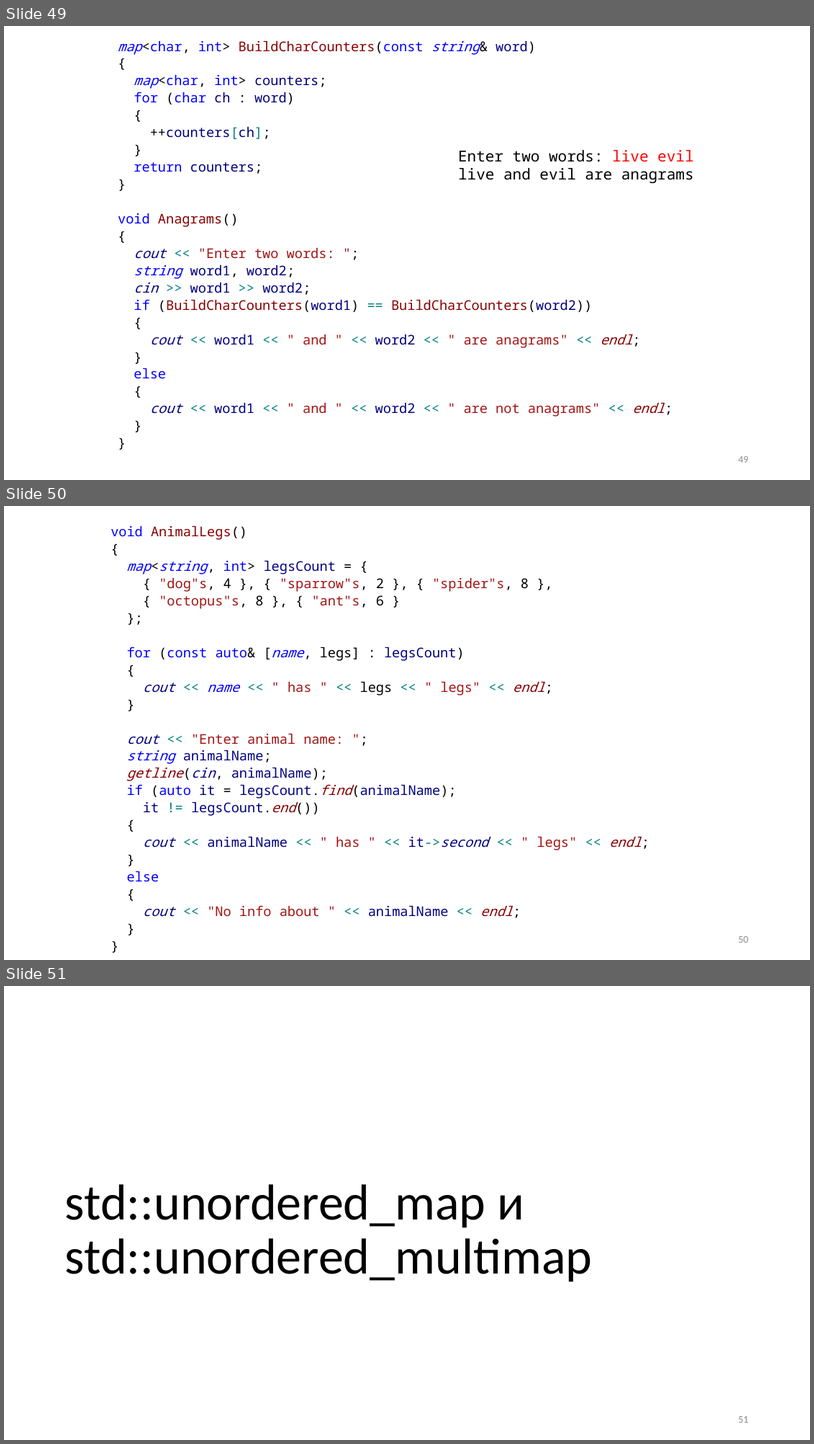
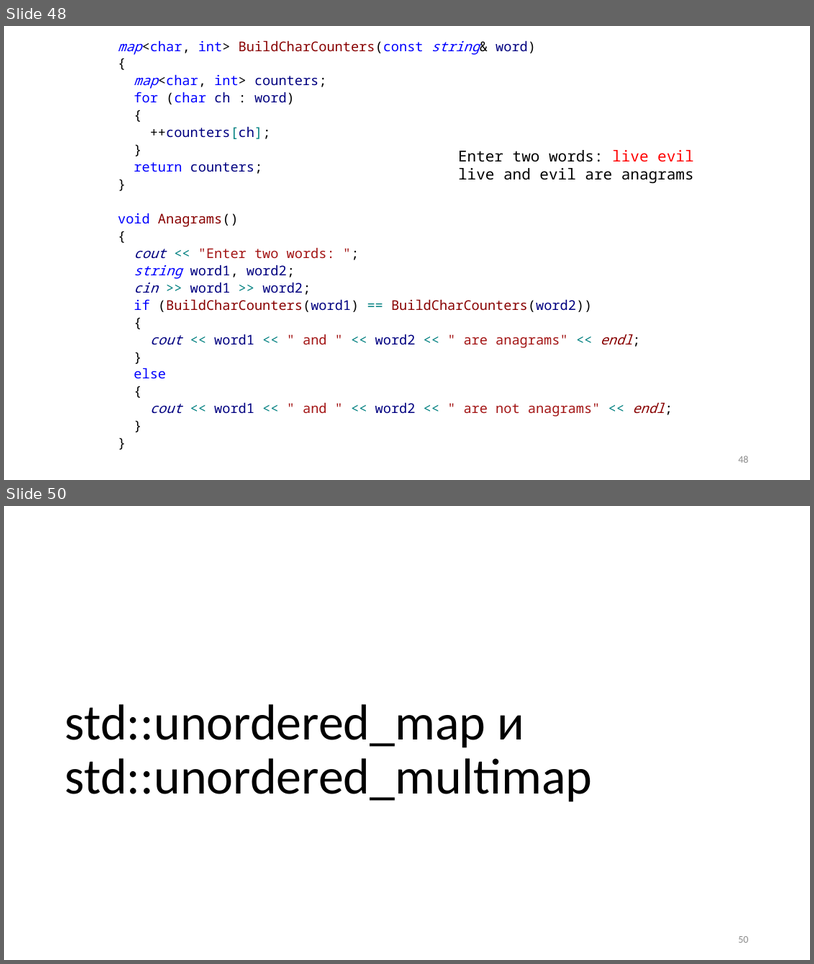
Before and after one commit to alexey-malov/oop, a slide deck: lectures/01/Стандартная библиотека.pptx. Shown one above the other, each under a label of ours: slides 49, 50 and 51 before the commit, slides 48 and 50 after it; the slides between them are not shown. The pictures are 814x1444 and 814x964 pixels, drawn with LibreOffice and Linux fonts; fonts in the diff are those of the drawing. Boxes give left, top, right and bottom in pixels: in the first picture for what was removed or moved away, otherwise in the second. Text is boxed around its words. In the diff, an @@ line names an element or a change of style, - is before the commit and + after.

```diff
--- a/lectures/01/Стандартная библиотека.pptx
+++ b/lectures/01/Стандартная библиотека.pptx
@@ slide 50 removed at <box>4,506,810,960</box>, background #FFFFFF @@
@@ text removed at <box>111,525,642,916</box> @@
-void AnimalLegs()
-{
-map<string, int> legsCount = {
-{ "dog"s, 4 }, { "sparrow"s, 2 }, { "spider"s, 8 },
-{ "octopus"s, 8 }, { "ant"s, 6 }
-};
-for (const auto& [name, legs] : legsCount)
-{
-cout << name << " has " << legs << " legs" << endl;
-}
-cout << "Enter animal name: ";
-string animalName;
-getline(cin, animalName);
-if (auto it = legsCount.find(animalName);
-it != legsCount.end())
-{
-cout << animalName << " has " << it->second << " legs" << endl;
-}
-else
-{
-cout << "No info about " << animalName << endl;
-}
-}
@@ page number removed at <box>738,936,748,942</box> @@
-50
@@ what was slide 49 is now slide 48 @@
@@ page number at <box>738,455,748,462</box>: text changed @@
-49
+48
@@ what was slide 51 is now slide 50 @@
@@ page number at <box>738,936,748,942</box>: text changed @@
-51
+50
```
Also in this commit, not shown: 7 slides changed, 12 slides added, 5 other slides removed.
